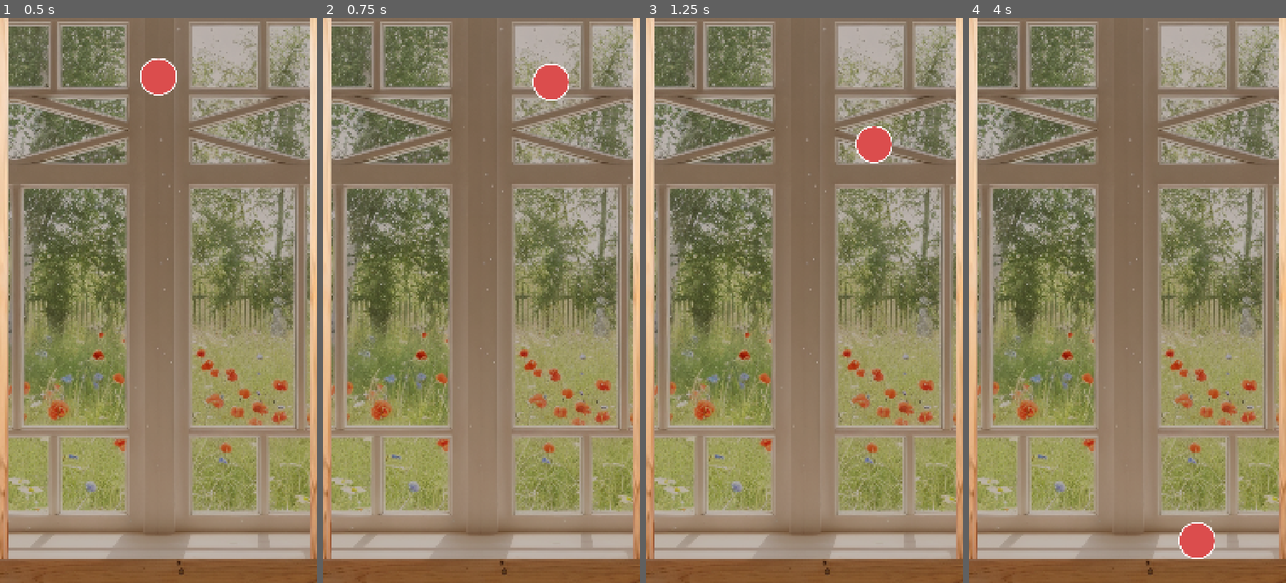
Above: before the commit, frames 1-4 (left to right).
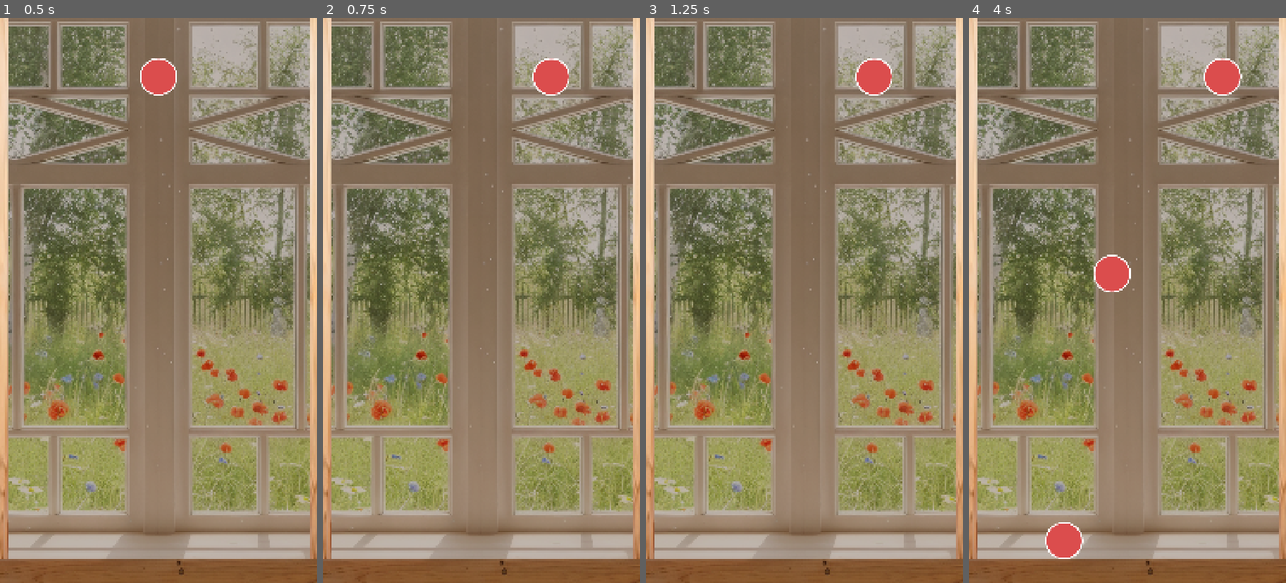
Above: after the commit, the same moments.

Repository: justkuzan/SuikaGame
Game: Godot game, scene res://Core/Game/Game.tscn
Two runs of this game, one before a commit and one after it. Both use one fixed random seed, a clock stepped at 60 frames per second and the inputs below.
Inputs (mouse positions are in pixels of both pictures, inside the frame that each line leads up to):
- Up to frame 1 (0.5 s): no input
- Up to frame 2 (0.75 s): tap Enter at 0.5 s; move the mouse to (551, 272) at 0.52 s; press the mouse at (551, 272) at 0.53 s
- Up to frame 3 (1.25 s): no input
- Up to frame 4 (4 s): move the mouse to (1064, 328) at 1.27 s; release the mouse at (1064, 328) at 1.28 s; click (1064, 328) at 1.35 s; move the mouse to (1159, 176) at 2.02 s; press the mouse at (1159, 176) at 2.03 s; tap L at 2.1 s; move the mouse to (1111, 413) at 2.77 s; release the mouse at (1111, 413) at 2.78 s; click (1111, 413) at 2.85 s; move the mouse to (1222, 385) at 3.52 s; press the mouse at (1222, 385) at 3.53 s

Frame 1 is identical in both runs. In frame 2, 0.3% of the frame differs, in the area x 66-78%, y 7-15%; in frame 3, 1.2%; in frame 4, 2.5%, in the area x 24-87%, y 7-96%.

Commit message:
Spawner cycling and scene tree re-parenting
- Implemented logic to re-parent dropped flowers to the main "Game" scene

- Added a Timer-based system to automatically spawn a new flower after a drop

- Established a basic game loop allowing for continuous gameplay

Diff:
--- a/Core/Spawner/Spawner.gd
+++ b/Core/Spawner/Spawner.gd
@@ -2,23 +2,46 @@
 
 class_name Spawner
 
+#signal flower_dropped
+
+const FLOWER = preload("uid://daiia8h0goc0c")
 const POS_LIM_MIN: Vector2 = Vector2(110.0, 200.0)
 const POS_LIM_MAX: Vector2 = Vector2(970.0, 200.0)
 
 @onready var flower: Flower = $Flower
-@onready var timer: Timer = $Timer
+@onready var spawn_timer: Timer = $SpawnTimer
 
 
 func _process(delta: float) -> void:
+	update_position()
+
+
+func _unhandled_input(event: InputEvent) -> void:
+	if flower and event.is_action_released("drop"):
+		drop_flower()
+
+
+func update_position() -> void:
 	var cursor_position = get_global_mouse_position()
 	cursor_position = cursor_position.clamp(POS_LIM_MIN, POS_LIM_MAX)
 	global_position = cursor_position
 
 
-func _unhandled_input(event: InputEvent) -> void:
-	if flower and event.is_action_pressed("drop"):
-		print("DROP!")
-		flower.freeze = false
-		flower.reparent(get_parent())
-		flower = null
-		timer.start()
+func drop_flower() -> void:
+	flower.freeze = false
+	flower.reparent(get_parent())
+	#flower_dropped.emit(flower)
+	flower = null
+	spawn_timer.start()
+
+
+func _on_spawn_timer_timeout() -> void:
+	spawn_flower()
+
+
+func spawn_flower() -> void:
+	if !flower:
+		var new_flower = FLOWER.instantiate()
+		add_child(new_flower)
+		new_flower.position = Vector2.ZERO
+		flower = new_flower
--- a/Core/Spawner/Spawner.tscn
+++ b/Core/Spawner/Spawner.tscn
@@ -8,7 +8,12 @@
 
 [node name="Flower" parent="." unique_id=182945636 instance=ExtResource("2_xbuyw")]
 input_pickable = true
-freeze = true
 
-[node name="Timer" type="Timer" parent="." unique_id=74045991]
+[node name="SpawnTimer" type="Timer" parent="." unique_id=74045991]
 one_shot = true
+
+[node name="SpawnTimer2" type="Timer" parent="." unique_id=933926587]
+one_shot = true
+
+[connection signal="timeout" from="SpawnTimer" to="." method="_on_spawn_timer_timeout"]
+[connection signal="timeout" from="SpawnTimer2" to="." method="_on_spawn_timer_timeout"]
--- a/Entities/Flower/Flower.tscn
+++ b/Entities/Flower/Flower.tscn
@@ -9,6 +9,7 @@
 radius = 64.00781
 
 [node name="Flower" type="RigidBody2D" unique_id=182945636]
+freeze = true
 script = ExtResource("1_hfqmi")
 flower_data = ExtResource("2_cbsr3")
 
Binary file changed: _Builds/YandexWeb/index.apple-touch-icon.png
Not shown, changed: _Builds/YandexWeb/index.apple-touch-icon.png.import
Binary file changed: _Builds/YandexWeb/index.icon.png
Not shown, changed: _Builds/YandexWeb/index.icon.png.import
Not shown, changed: _Builds/YandexWeb/index.png.import
Not shown, changed: export_presets.cfg
Not shown, changed: _Builds/YandexWeb/build.zip
Not shown, added: _Builds/YandexWeb/buld.zip
Not shown, changed: _Builds/YandexWeb/index.html
Not shown, changed: _Builds/YandexWeb/index.pck
Not shown, removed: _Builds/YandexWeb/yandex_sdk.js
